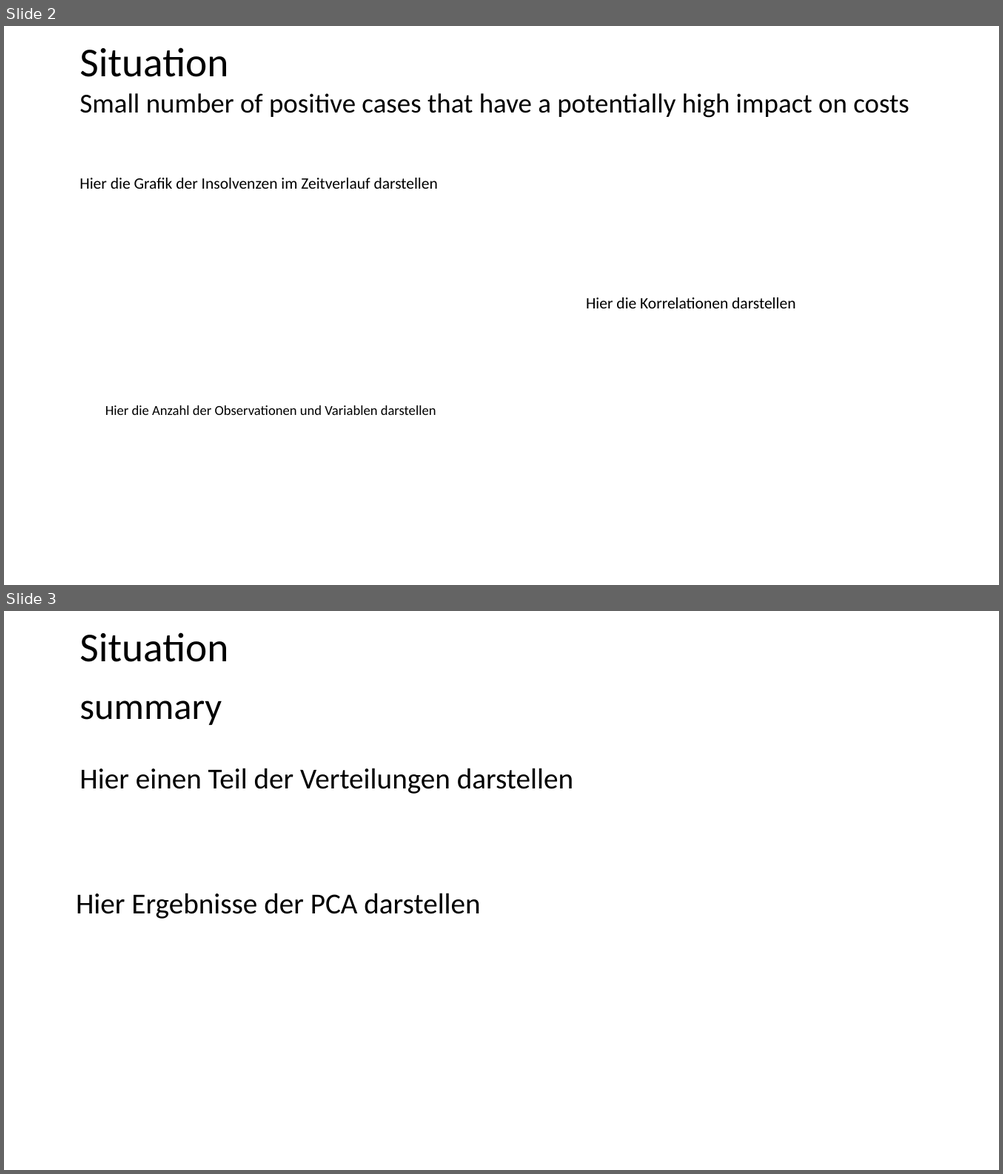
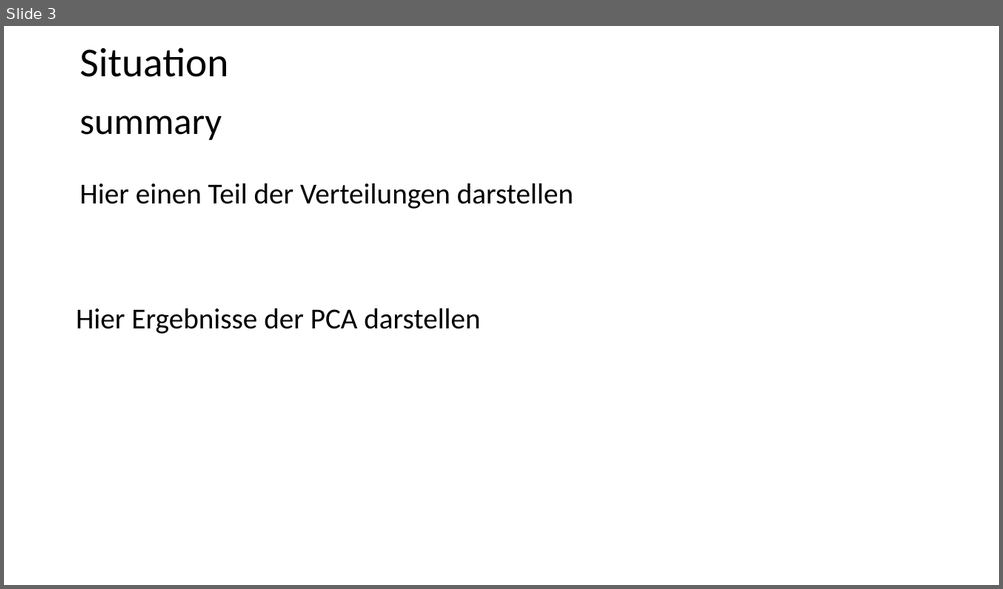
Before and after one commit to FelixKleineBoesing/InsolvencyPred, a slide deck: docs/final_presentation.pptx. Shown one above the other, each under a label of ours: slides 2 and 3 before the commit, slide 3 after it. The pictures are 1003x1174 and 1003x589 pixels, drawn with LibreOffice and Linux fonts; fonts in the diff are those of the drawing. Boxes give left, top, right and bottom in pixels: in the first picture for what was removed or moved away, otherwise in the second. Text is boxed around its words. In the diff, an @@ line names an element or a change of style, - is before the commit and + after.

```diff
--- a/docs/final_presentation.pptx
+++ b/docs/final_presentation.pptx
@@ slide 2 removed at (x1=4, y1=26, x2=999, y2=585), background #FFFFFF @@
@@ title removed at (x1=79, y1=47, x2=228, y2=77) @@
-Situation
@@ text removed at (x1=79, y1=93, x2=909, y2=118) @@
-Small number of positive cases that have a potentially high impact on costs
@@ text removed at (x1=79, y1=178, x2=438, y2=189) @@
-Hier die Grafik der Insolvenzen im Zeitverlauf darstellen
@@ text removed at (x1=586, y1=298, x2=795, y2=309) @@
-Hier die Korrelationen darstellen
@@ text removed at (x1=105, y1=406, x2=436, y2=415) @@
-Hier die Anzahl der Observationen und Variablen darstellen
```
Also in this commit, not shown: 1 slide changed, 2 slides added, 5 other files.
